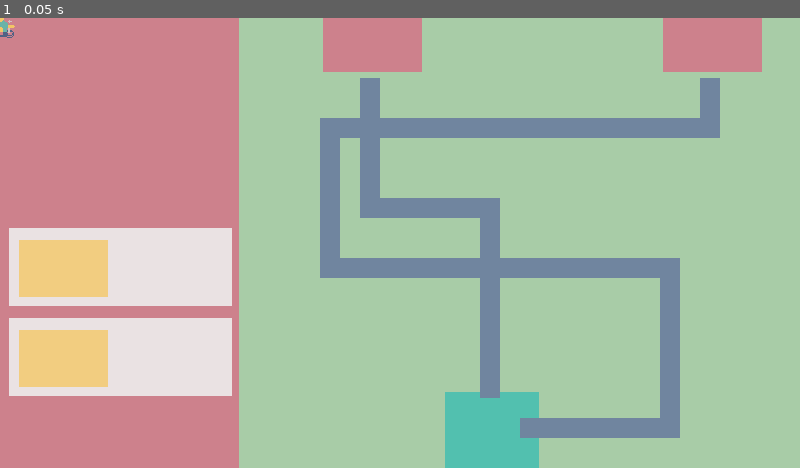
Above: before the commit, frame 1.
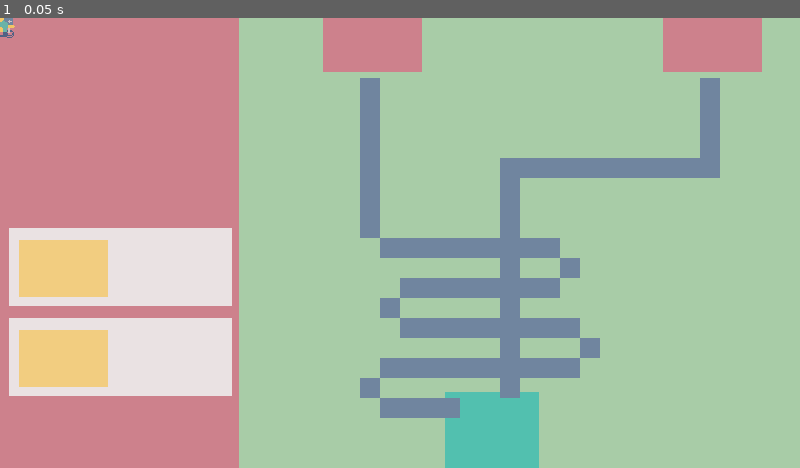
Above: after the commit, the same moment.

Repository: aloefflerj/bunny-crash-delivery
Game: Godot game, scene res://Levels/game_level.tscn
Same seed, same stepped clock (60 frames per second), same inputs: the game is played once before the commit and once after it.
Inputs:
- Up to frame 1 (0.05 s): no input

The runs differ from the first frame. In frame 1, 14% of the frame differs, in the area x 0-90%, y 0-94%.

Commit message:
improve bunny collision

Diff:
--- a/Characters/Bunny.tscn
+++ b/Characters/Bunny.tscn
@@ -1,15 +1,17 @@
-[gd_scene load_steps=3 format=3 uid="uid://gyrw1hvicm71"]
+[gd_scene load_steps=4 format=3 uid="uid://gyrw1hvicm71"]
 
 [ext_resource type="Texture2D" uid="uid://ym8tlruoiiw2" path="res://Art/outline/bunny-man-outline.png" id="1_02ord"]
+[ext_resource type="Script" path="res://Scripts/BunnyCollision.gd" id="1_kwrjn"]
 
-[sub_resource type="RectangleShape2D" id="RectangleShape2D_uvtxx"]
-size = Vector2(23, 32)
+[sub_resource type="CircleShape2D" id="CircleShape2D_2typ4"]
+radius = 19.5576
 
 [node name="Bunny" type="CharacterBody2D"]
+script = ExtResource("1_kwrjn")
 
 [node name="Sprite2D" type="Sprite2D" parent="."]
 texture = ExtResource("1_02ord")
 
 [node name="CollisionShape2D" type="CollisionShape2D" parent="."]
-position = Vector2(0.5, 0)
-shape = SubResource("RectangleShape2D_uvtxx")
+position = Vector2(-1.5, 1.5)
+shape = SubResource("CircleShape2D_2typ4")
--- a/Levels/RoadsLoader.gd
+++ b/Levels/RoadsLoader.gd
@@ -16,7 +16,6 @@
 		var tiles_positions : Array = [];
 		tiles_positions = get_tiles_positions_by_layer_index(road.LayerIndex)
 		add_points_to_path_2d(road, tiles_positions)
-		print(road.curve.point_count)
 
 
 func get_tiles_positions_by_layer_index(layer_index: int) -> Array:
--- a/Levels/game_level.tscn
+++ b/Levels/game_level.tscn
@@ -62,13 +62,17 @@
 position = Vector2(96, 199)
 texture = ExtResource("5_sn6qk")
 script = ExtResource("9_c05p8")
-MinutesToDeliver = 12
 
 [node name="Delivery-selection-outline2" type="Sprite2D" parent="Level"]
 position = Vector2(96, 271)
 texture = ExtResource("5_sn6qk")
 script = ExtResource("9_c05p8")
 RoadLayerNumber = 2
+MinutesToDeliver = 12
+
+[node name="FoodSprite" type="Sprite2D" parent="Level"]
+position = Vector2(0, -2)
+texture = ExtResource("2_lbevr")
 
 [node name="TileMap" type="TileMap" parent="Level"]
 tile_set = SubResource("TileSet_n3a8r")
@@ -80,14 +84,14 @@
 layer_1/y_sort_enabled = false
 layer_1/y_sort_origin = 0
 layer_1/z_index = 0
-layer_1/tile_data = PackedInt32Array(196643, 1, 0, 262179, 1, 0, 327715, 1, 0, 327714, 1, 0, 327713, 1, 0, 327712, 1, 0, 327711, 1, 0, 327710, 1, 0, 327709, 1, 0, 327708, 1, 0, 327707, 1, 0, 327706, 1, 0, 327705, 1, 0, 327704, 1, 0, 327703, 1, 0, 327702, 1, 0, 327701, 1, 0, 327700, 1, 0, 327699, 1, 0, 327698, 1, 0, 327697, 1, 0, 327696, 1, 0, 393232, 1, 0, 458768, 1, 0, 524304, 1, 0, 589840, 1, 0, 655376, 1, 0, 720912, 1, 0, 786448, 1, 0, 786449, 1, 0, 786450, 1, 0, 786451, 1, 0, 786452, 1, 0, 786453, 1, 0, 786454, 1, 0, 786455, 1, 0, 786456, 1, 0, 786457, 1, 0, 786458, 1, 0, 786459, 1, 0, 786460, 1, 0, 786461, 1, 0, 786462, 1, 0, 786463, 1, 0, 786464, 1, 0, 786465, 1, 0, 852001, 1, 0, 917537, 1, 0, 983073, 1, 0, 1048609, 1, 0, 1114145, 1, 0, 1179681, 1, 0, 1245217, 1, 0, 1310753, 1, 0, 1310752, 1, 0, 1310751, 1, 0, 1310750, 1, 0, 1310749, 1, 0, 1310748, 1, 0, 1310747, 1, 0, 1310746, 1, 0)
+layer_1/tile_data = PackedInt32Array(196643, 1, 0, 262179, 1, 0, 327715, 1, 0, 393251, 1, 0, 458787, 1, 0, 458786, 1, 0, 458785, 1, 0, 458784, 1, 0, 458783, 1, 0, 458782, 1, 0, 458781, 1, 0, 458780, 1, 0, 458779, 1, 0, 458778, 1, 0, 458777, 1, 0, 524313, 1, 0, 589849, 1, 0, 655385, 1, 0, 720921, 1, 0, 786457, 1, 0, 851993, 1, 0, 917529, 1, 0, 983065, 1, 0, 1048601, 1, 0, 1114137, 1, 0, 1179673, 1, 0)
 layer_2/name = "road2"
 layer_2/enabled = true
 layer_2/modulate = Color(1, 1, 1, 1)
 layer_2/y_sort_enabled = false
 layer_2/y_sort_origin = 0
 layer_2/z_index = 0
-layer_2/tile_data = PackedInt32Array(196626, 1, 0, 262162, 1, 0, 327698, 1, 0, 393234, 1, 0, 458770, 1, 0, 524306, 1, 0, 589842, 1, 0, 589843, 1, 0, 589844, 1, 0, 589845, 1, 0, 589846, 1, 0, 589847, 1, 0, 589848, 1, 0, 655384, 1, 0, 720920, 1, 0, 786456, 1, 0, 851992, 1, 0, 917528, 1, 0, 983064, 1, 0, 1048600, 1, 0, 1114136, 1, 0, 1179672, 1, 0)
+layer_2/tile_data = PackedInt32Array(196626, 1, 0, 262162, 1, 0, 327698, 1, 0, 393234, 1, 0, 458770, 1, 0, 524306, 1, 0, 589842, 1, 0, 655378, 1, 0, 720915, 1, 0, 720916, 1, 0, 720917, 1, 0, 720918, 1, 0, 720919, 1, 0, 720920, 1, 0, 720921, 1, 0, 720922, 1, 0, 720923, 1, 0, 786460, 1, 0, 851995, 1, 0, 851994, 1, 0, 851993, 1, 0, 851992, 1, 0, 851991, 1, 0, 851990, 1, 0, 851989, 1, 0, 851988, 1, 0, 917523, 1, 0, 983060, 1, 0, 983061, 1, 0, 983062, 1, 0, 983063, 1, 0, 983064, 1, 0, 983065, 1, 0, 983066, 1, 0, 983067, 1, 0, 983068, 1, 0, 1048605, 1, 0, 1114140, 1, 0, 1114139, 1, 0, 1114138, 1, 0, 1114137, 1, 0, 1114136, 1, 0, 1114135, 1, 0, 1114134, 1, 0, 1114133, 1, 0, 1114132, 1, 0, 1114131, 1, 0, 1179666, 1, 0, 1245203, 1, 0, 1245204, 1, 0, 1245205, 1, 0, 1245206, 1, 0)
 script = ExtResource("3_ym63s")
 
 [node name="Roads" type="Node2D" parent="Level/TileMap"]
--- /dev/null
+++ b/Nodes/BumpFood.tscn
@@ -0,0 +1,17 @@
+[gd_scene load_steps=4 format=3 uid="uid://4q8awee1sb6l"]
+
+[ext_resource type="Script" path="res://Scripts/Food.gd" id="1_65yvv"]
+[ext_resource type="Texture2D" uid="uid://ckana8mcotyrv" path="res://Art/outline/bunny-fall.png" id="2_dcebn"]
+
+[sub_resource type="CircleShape2D" id="CircleShape2D_d7d8g"]
+
+[node name="BumpFood" type="CharacterBody2D"]
+collision_layer = 2
+collision_mask = 2
+script = ExtResource("1_65yvv")
+
+[node name="Sprite2D" type="Sprite2D" parent="."]
+texture = ExtResource("2_dcebn")
+
+[node name="CollisionShape2D" type="CollisionShape2D" parent="."]
+shape = SubResource("CircleShape2D_d7d8g")
--- /dev/null
+++ b/Nodes/Food1.tscn
@@ -0,0 +1,17 @@
+[gd_scene load_steps=4 format=3 uid="uid://f3swkqj14j1j"]
+
+[ext_resource type="Texture2D" uid="uid://byvklkopf8b7s" path="res://Art/outline/road-outline.png" id="1_hx47y"]
+[ext_resource type="Script" path="res://Scripts/Food.gd" id="1_nafwy"]
+
+[sub_resource type="CircleShape2D" id="CircleShape2D_wmqgv"]
+
+[node name="Food" type="RigidBody2D"]
+script = ExtResource("1_nafwy")
+
+[node name="FoodSprite" type="Sprite2D" parent="."]
+position = Vector2(0, -2)
+texture = ExtResource("1_hx47y")
+
+[node name="CollisionShape2D" type="CollisionShape2D" parent="."]
+position = Vector2(0, -2)
+shape = SubResource("CircleShape2D_wmqgv")
--- /dev/null
+++ b/Scripts/BunnyCollision.gd
@@ -0,0 +1,95 @@
+extends CharacterBody2D
+@export var CrashVelocityMultiplier : float = 0.7
+@export var SpawnVeloctiyMultiplier : float = 7
+var CurrentVelocity : Vector2
+var CurrentPosition : Vector2 = Vector2(0, 0)
+var Food = preload("res://Nodes/BumpFood.tscn")
+var FoodInstantiated : bool = false
+
+func _ready():
+	$CollisionShape2D.disabled = true;
+
+func _physics_process(delta):
+	slow_down(delta)
+	calc_current_position_based_on_path_2d()
+
+	var collision = move_and_collide(velocity * delta)
+
+	if collision:
+		var collider : CharacterBody2D = collision.get_collider()
+		handle_collisions(collider, self, collision)
+
+		collider.get_parent().following = false
+		get_parent().following = false
+
+func spawn_food(spawn_position: Vector2, spawn_velocity: Vector2):
+	var food = Food.instantiate()
+	food.set_position(spawn_position)
+	food.StartVelocity = spawn_velocity
+	self.get_parent().get_parent().get_parent().add_child(food)
+	FoodInstantiated = true
+
+func calc_current_position_based_on_path_2d() -> void:
+	var current_position = get_position_delta();
+	CurrentVelocity = Vector2(
+		current_position.x - CurrentPosition.x,
+		current_position.y - CurrentPosition.y
+	) * Vector2(-1, -1)
+	CurrentPosition = current_position
+
+func handle_collisions(
+	collided_in_this : CharacterBody2D,
+	this : CharacterBody2D,
+	collision: KinematicCollision2D
+	) -> void:
+	if (!FoodInstantiated && !collided_in_this.FoodInstantiated):
+		collided_in_this.FoodInstantiated = true
+		handle_collision(collided_in_this, collision)
+
+
+func handle_collision(collider : CharacterBody2D, collision: KinematicCollision2D) -> void:
+	var collision_side :String = detect_side_of_collision(collider, collision)
+	apply_collision_force(collision_side, collider)
+
+	var spawn_velocity = collider.CurrentVelocity + CurrentVelocity * -SpawnVeloctiyMultiplier
+	spawn_food(collision.get_position(), spawn_velocity)
+
+func detect_side_of_collision(collider : CharacterBody2D, collision: KinematicCollision2D) -> String:
+	var up_velocity : float = collision.get_angle()
+	var down_velocity : float = collision.get_angle(Vector2(0, 1))
+	var left_velocity : float = collision.get_angle(Vector2(-1, 0))
+	var right_velocity : float = collision.get_angle(Vector2(1, 0))
+
+	var collision_angles : Array = [up_velocity, down_velocity, left_velocity, right_velocity]
+	var collision_keys : Array = ['UP', 'DOWN', 'LEFT', 'RIGHT']
+
+	print(collision_angles)
+
+	var lowest_angle_value = collision_angles.min()
+	var key = collision_angles.find(lowest_angle_value)
+	var collision_side = collision_keys[key]
+	print(collision_side)
+
+	return collision_side
+
+func apply_collision_force(side_of_collision: String, collider : CharacterBody2D) -> void:
+	match (side_of_collision):
+		'UP':
+			collider.velocity.y += collider.get_parent().RunSpeed
+			collider.velocity += CurrentVelocity
+			collider.velocity.y *= CrashVelocityMultiplier
+		'DOWN':
+			collider.velocity.y += -collider.get_parent().RunSpeed
+			collider.velocity += CurrentVelocity
+			collider.velocity.y *= CrashVelocityMultiplier
+		'LEFT':
+			collider.velocity.x += collider.get_parent().RunSpeed
+			collider.velocity += CurrentVelocity
+			collider.velocity.x *= CrashVelocityMultiplier
+		'RIGHT':
+			collider.velocity.x += -collider.get_parent().RunSpeed
+			collider.velocity += CurrentVelocity
+			collider.velocity.x *= CrashVelocityMultiplier
+
+func slow_down(delta) -> void:
+	velocity -= velocity * min(delta/0.4, 1.0)
--- /dev/null
+++ b/Scripts/Food.gd
@@ -0,0 +1,26 @@
+extends CharacterBody2D
+
+var StartVelocity : Vector2
+@export var VelocityNormalizer : float = 400
+
+func _ready():
+	velocity = StartVelocity * 10
+
+func _physics_process(delta):
+	if (velocity. y > VelocityNormalizer):
+		velocity.y = VelocityNormalizer
+
+	if (velocity.y < - VelocityNormalizer):
+		velocity.y = -VelocityNormalizer
+
+	if (velocity.x > VelocityNormalizer):
+		velocity.x = VelocityNormalizer
+
+	if (velocity.x < - VelocityNormalizer):
+		velocity.x = -VelocityNormalizer
+
+	move_and_slide()
+	slow_down(delta)
+
+func slow_down(delta) -> void:
+	velocity -= velocity * min(delta/0.5, 1.0)
--- a/Scripts/Road.gd
+++ b/Scripts/Road.gd
@@ -4,5 +4,6 @@
 
 func _on_send_bunny(send_bunny_dto: SendBunnyDTO):
 	if (send_bunny_dto.LayerIndex == LayerIndex):
+		$RoadFollower/Bunny/CollisionShape2D.disabled = false
 		$RoadFollower.following = true
 		$RoadFollower.RunSpeed = send_bunny_dto.Speed
